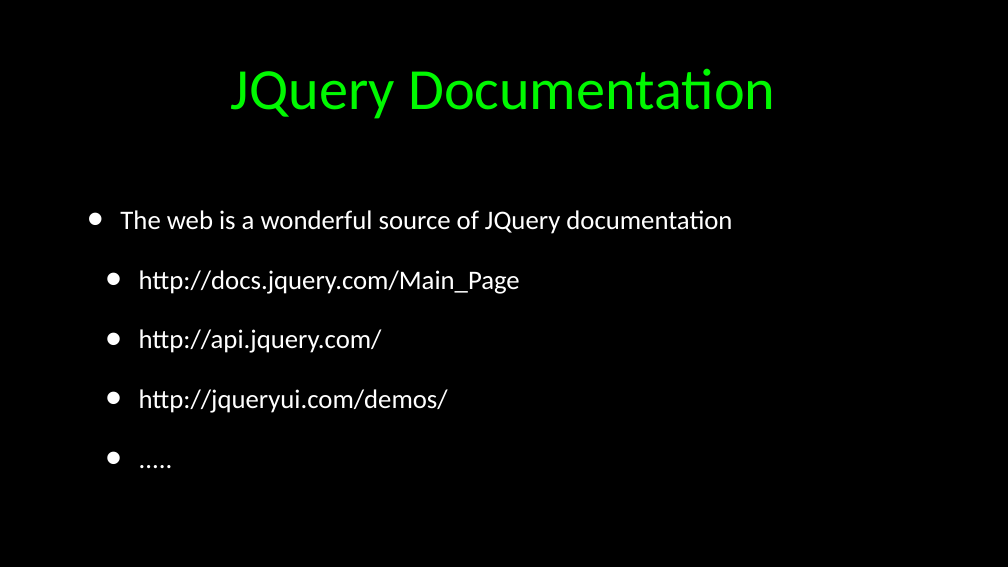
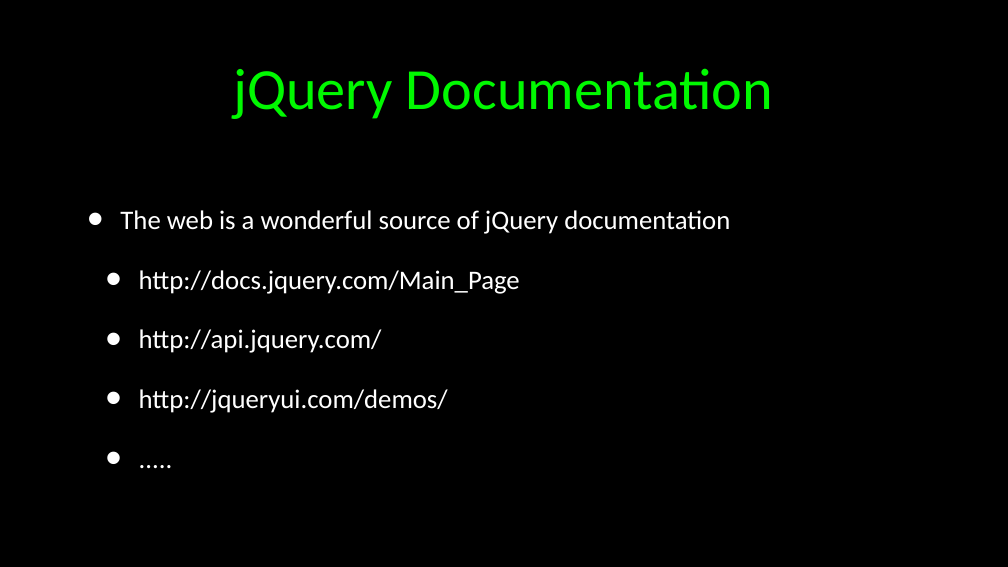
Before and after one commit to csev/wa4e, a slide deck: slide 7 of lectures/PHP-14-JQuery-JSON.ppt (slide 5 before the commit). Drawn at 1008x567 pixels with LibreOffice and Linux fonts; fonts in the diff are those of the drawing. Boxes give left, top, right and bottom in pixels: in the first picture for what was removed or moved away, otherwise in the second. Text is boxed around its words. In the diff, an @@ line names an element or a change of style, - is before the commit and + after.

```diff
--- a/lectures/PHP-14-JQuery-JSON.ppt
+++ b/lectures/PHP-14-JQuery-JSON.ppt
@@ title at bbox=[233, 68, 773, 119]: text changed @@
-JQuery Documentation
+jQuery Documentation
@@ text at bbox=[120, 210, 730, 234]: text changed @@
-• The web is a wonderful source of JQuery documentation
+• The web is a wonderful source of jQuery documentation
```
Also in this commit, not shown: 8 other slides changed, 2 slides added, 10 other files.
